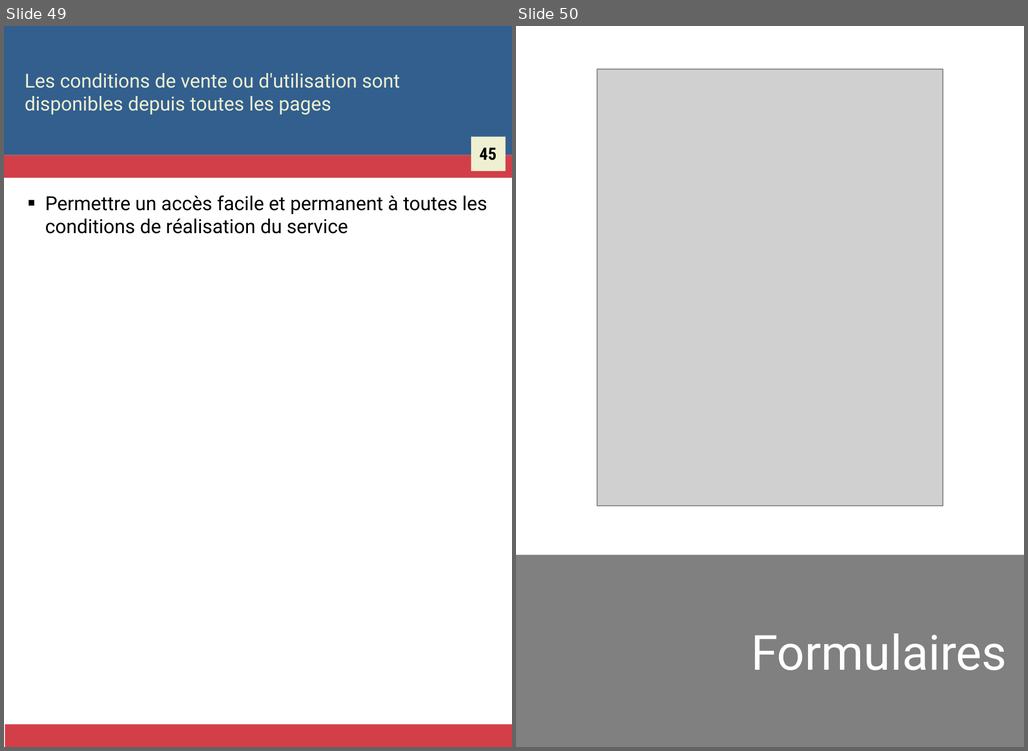
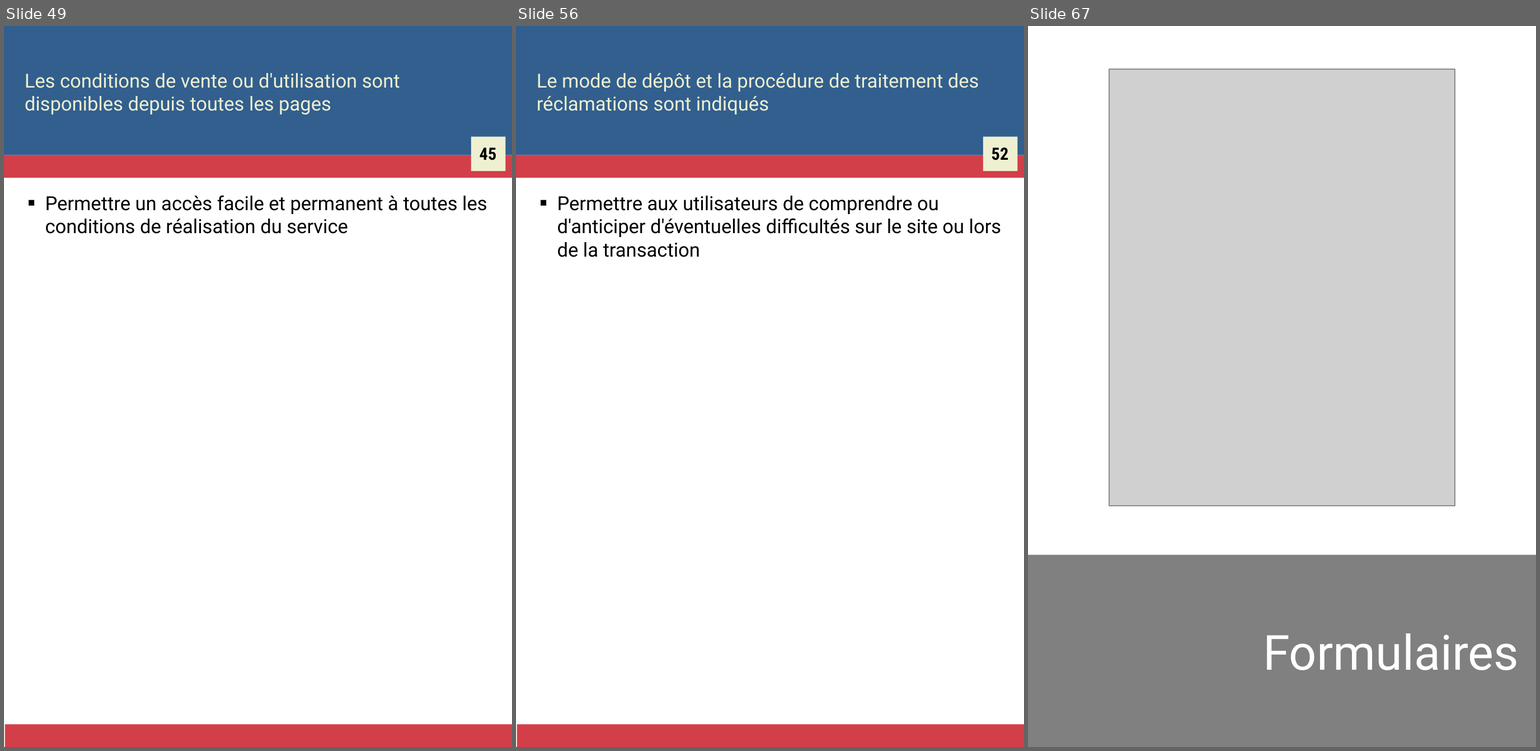
Before and after one commit to Zigazou/bonnes-pratiques-illustrees, a slide deck: bonnes-pratiques.odp. Shown side by side, each under a label of ours: slides 49 and 50 before the commit, slides 49, 56 and 67 after it; the slides between them are not shown. The pictures are 1028x751 and 1540x751 pixels, drawn with LibreOffice and Linux fonts; fonts in the diff are those of the drawing; grey boxes stand for pictures. Boxes give left, top, right and bottom in pixels: in the first picture for what was removed or moved away, otherwise in the second. Text is boxed around its words. In the diff, an @@ line names an element or a change of style, - is before the commit and + after.

```diff
--- a/bonnes-pratiques.odp
+++ b/bonnes-pratiques.odp
@@ slide 56 added at [516, 26, 1024, 747], background #FFFFFF; not listed: 4 template elements that a slide beside it also shows @@
@@ title added at [537, 73, 980, 114], 16 pt, text #EFF0D1 @@
+Le mode de dépôt et la procédure de traitement des réclamations sont indiqués
@@ text added at [992, 148, 1009, 160], 14 pt, text #000000, bold @@
+52
@@ text added at [557, 196, 1002, 257], 16 pt, text #000000 @@
+■ Permettre aux utilisateurs de comprendre ou d'anticiper d'éventuelles difficultés sur le site ou lors de la transaction
@@ what was slide 50 is now slide 67 @@
```
Also in this commit, not shown: 16 other slides added, 1 other file.
